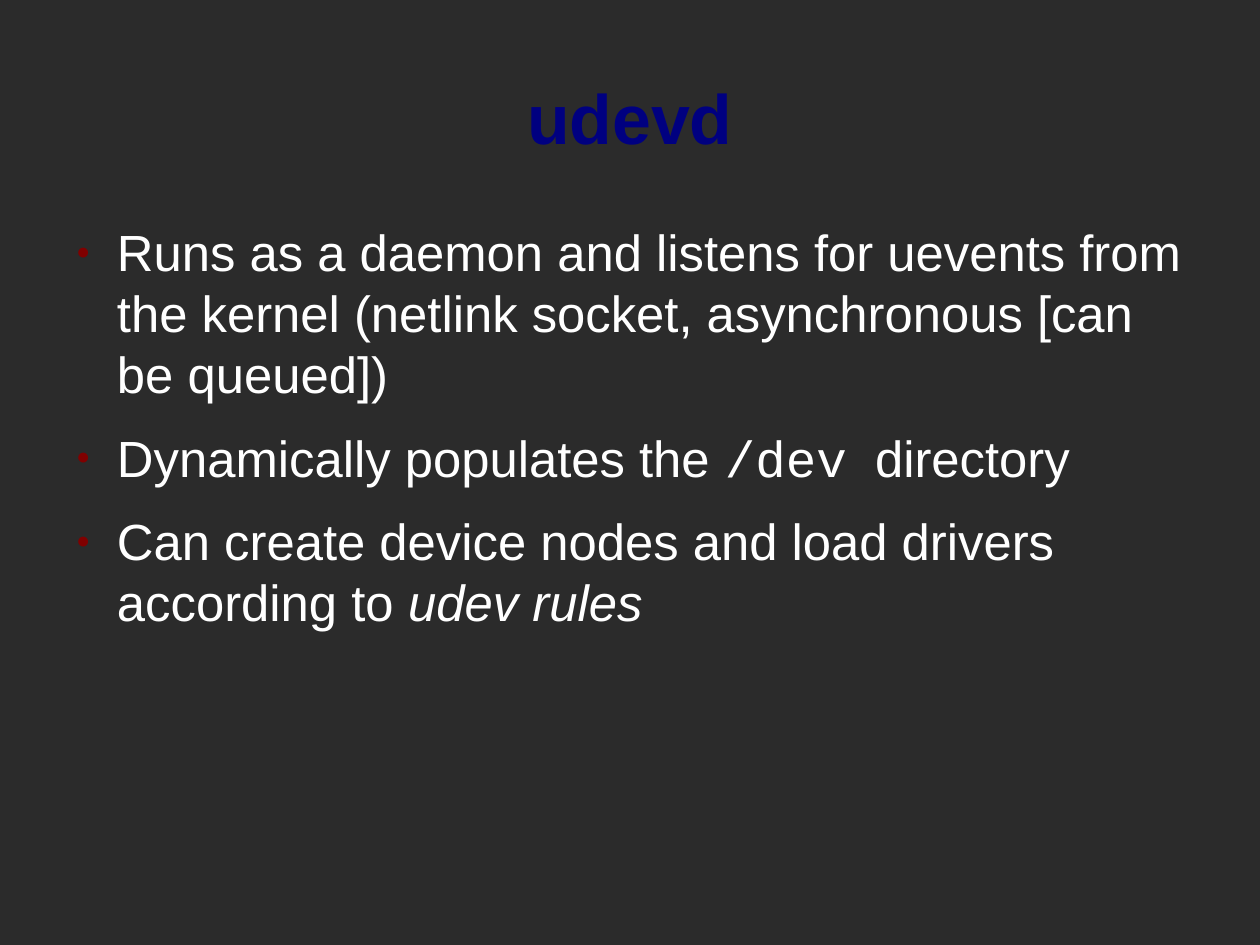
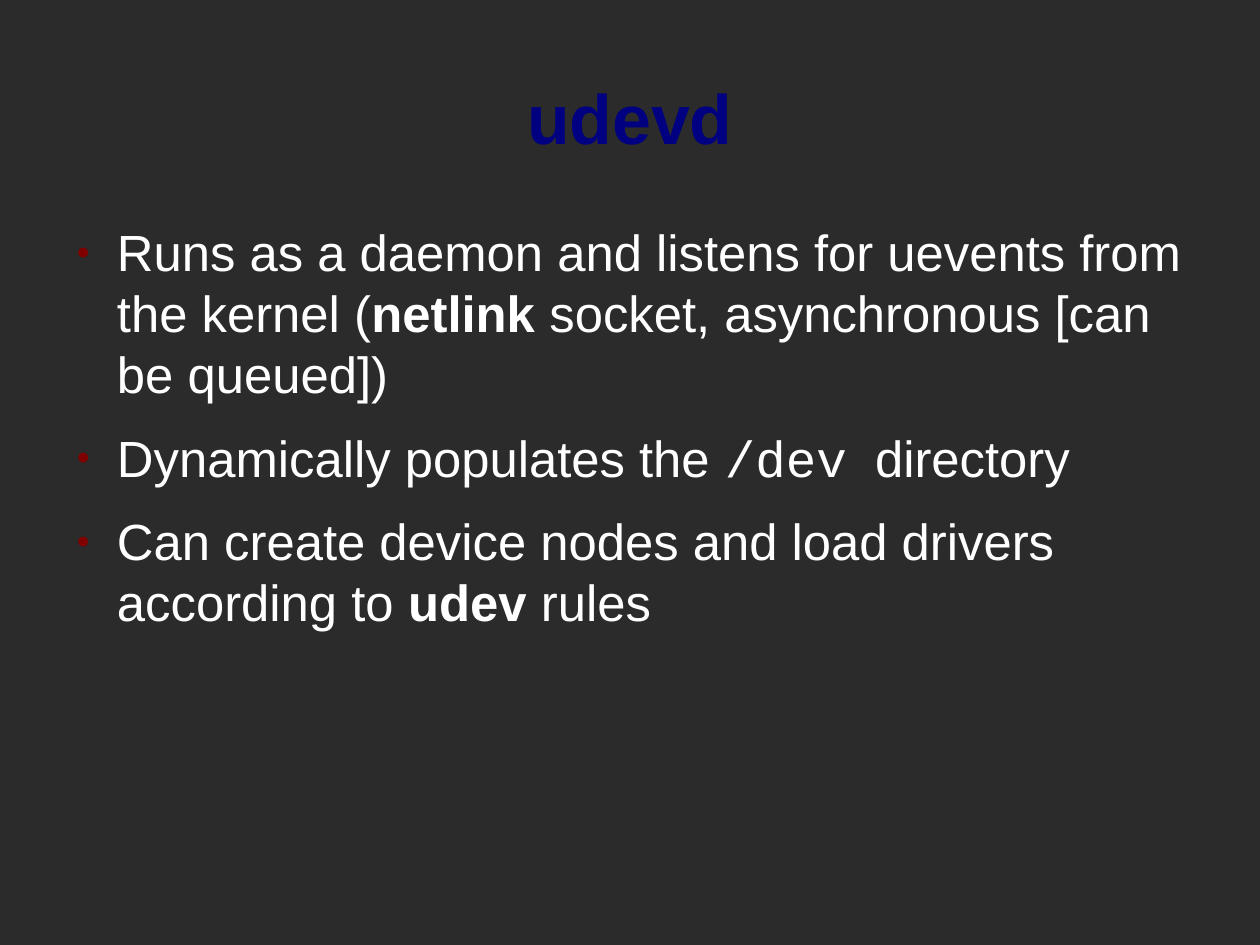
Before and after one commit to misterbonnie/presentations, a slide deck: slide 9 of udev.odp (slide 6 before the commit). Drawn at 1260x945 pixels with LibreOffice and Linux fonts; fonts in the diff are those of the drawing; background and template pictures are left out; a plain dark background stands for a picture behind light text. Boxes give left, top, right and bottom in pixels: in the first picture for what was removed or moved away, otherwise in the second. Text is boxed around its words. In the diff, an @@ line names an element or a change of style, - is before the commit and + after.

Commit message:
udev presentation

```diff
--- a/udev.odp
+++ b/udev.odp
@@ text at (117, 234, 1181, 632): bold on in "(netlink", "udev"; italic off in "udev rules" @@
```
Also in this commit, not shown: 5 other slides changed, 10 slides added, 2 slides removed, 1 other file.
